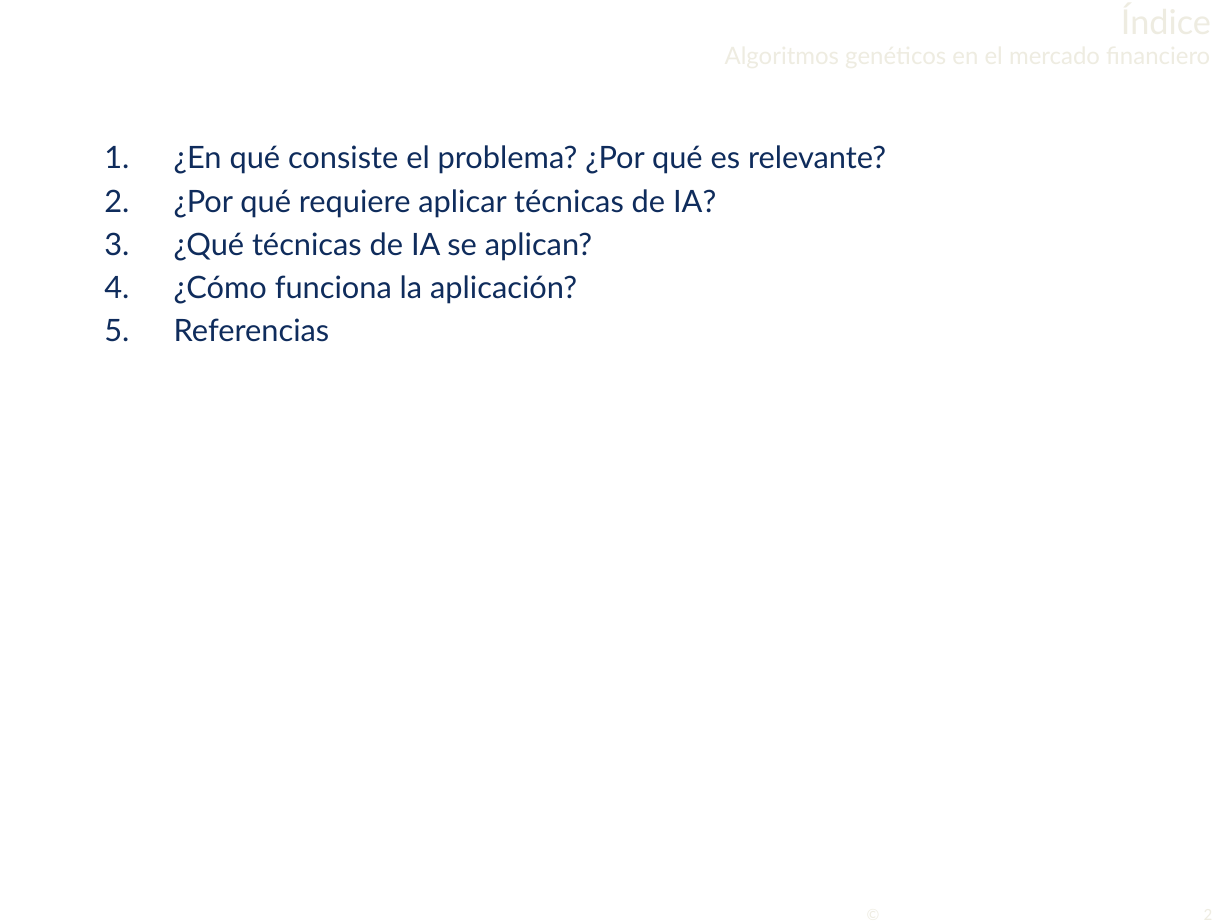
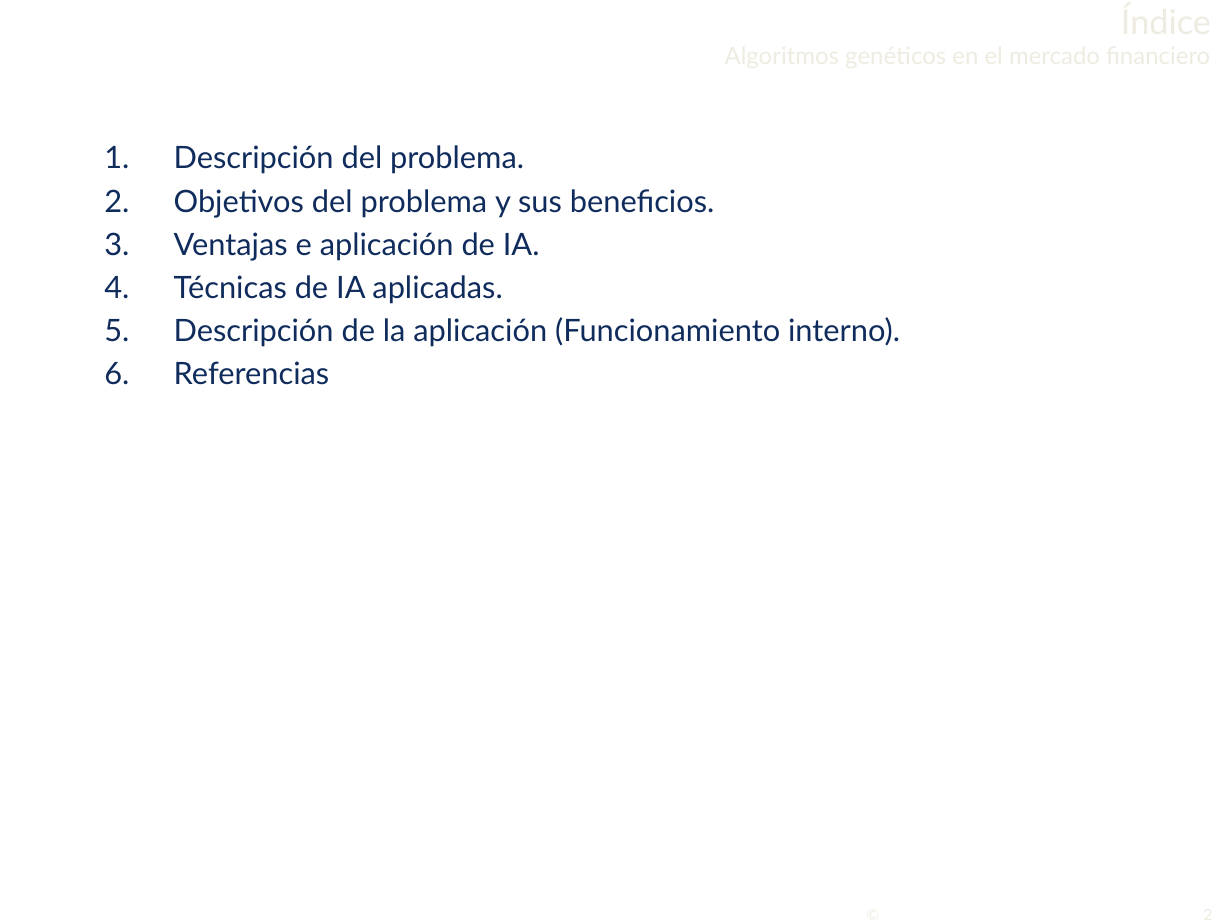
Before and after one commit to Lothar94/Inteligencia-Artificial, a slide deck: slide 2 of Practica1/PresentacionlA.pptx. Drawn at 1232x924 pixels with LibreOffice and Linux fonts; fonts in the diff are those of the drawing; background and template pictures are left out. Boxes give left, top, right and bottom in pixels: in the first picture for what was removed or moved away, otherwise in the second. Text is boxed around its words. In the diff, an @@ line names an element or a change of style, - is before the commit and + after.

```diff
--- a/Practica1/PresentacionlA.pptx
+++ b/Practica1/PresentacionlA.pptx
@@ text at [174, 145, 900, 347]: text changed @@
-1. ¿En qué consiste el problema? ¿Por qué es relevante?
-2. ¿Por qué requiere aplicar técnicas de IA?
-3. ¿Qué técnicas de IA se aplican?
-4. ¿Cómo funciona la aplicación?
+1. Descripción del problema.
+2. Objetivos del problema y sus beneficios.
+3. Ventajas e aplicación de IA.
+4. Técnicas de IA aplicadas.
+5. Descripción de la aplicación (Funcionamiento interno).
```
Also in this commit, not shown: 4 other slides changed, 2 slides added, 4 other files.
